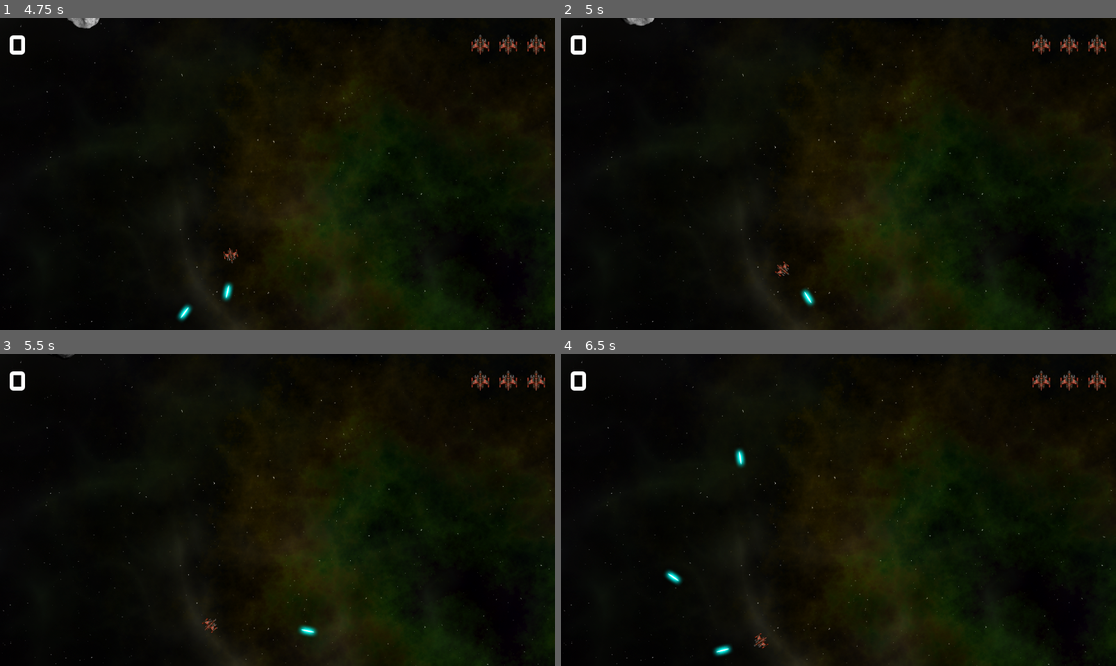
Above: before the commit, frames 1-4 (two rows, left to right).
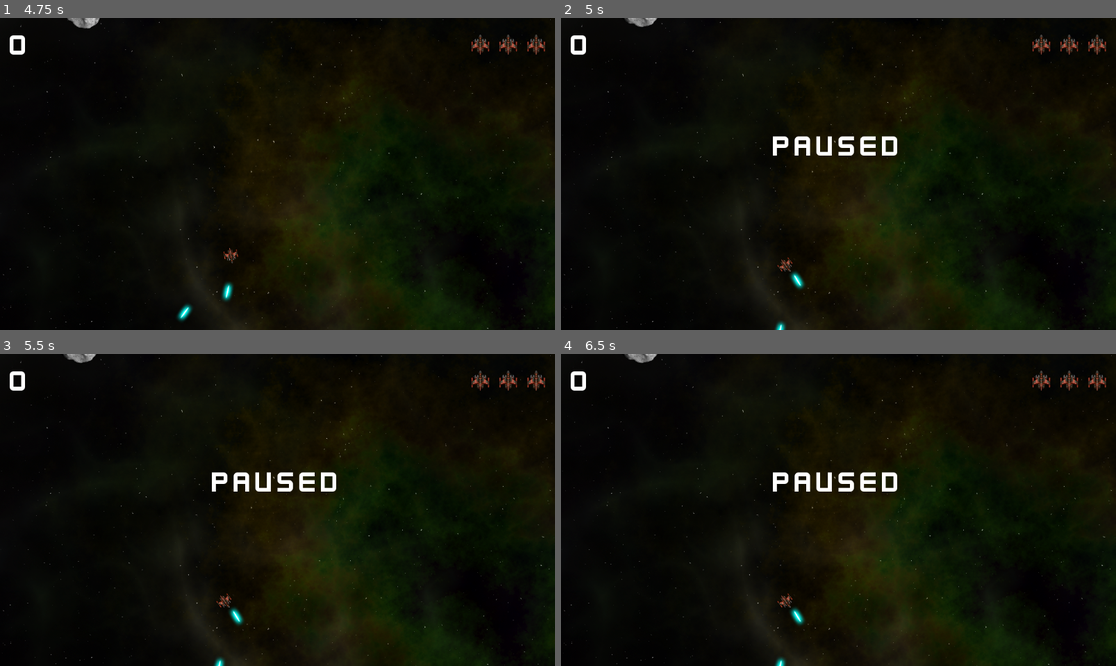
Above: after the commit, the same moments.

Repository: NikitaKotvitskiy/Godot_4_GDP2ndEd_Space_Rocks
Game: Godot game, scene res://main.tscn
Same seed, same stepped clock (60 frames per second), same inputs: the game is played once before the commit and once after it. The project has no main scene, so this scene is started directly.
Inputs (mouse positions are in pixels of both pictures, inside the frame that each line leads up to):
- Up to frame 1 (4.75 s): click (277, 214) at 0.5 s; tap Enter at 1.25 s; hold D (rotate_right) 1.28-2.03 s; hold Space (shoot) 1.28-2.03 s; hold A (rotate_left) 2.03-2.78 s; tap Space (shoot) at 2.1, 3.6 s; hold D (rotate_right) 2.78-3.53 s; hold Space (shoot) 2.78-3.53 s; hold W (thrust) 3.53-4.28 s; hold A (rotate_left) from 4.28 s (still down); hold Space (shoot) from 4.28 s (still down)
- Up to frame 2 (5 s): keep holding A (rotate_left); keep holding Space (shoot); tap P (pause, bound only after the commit) at 4.9 s
- Up to frame 3 (5.5 s): keep holding A (rotate_left); release Space (shoot) at 5.03 s; tap Space (shoot) at 5.1 s
- Up to frame 4 (6.5 s): keep holding A (rotate_left); hold Space (shoot) from 5.78 s (still down)

Frame 1 is identical in both runs. In frame 2, 1.1% of the frame differs, in the area x 11-61%, y 0-100%; in frame 3, 1.2%; in frame 4, 1.4%.

Commit message:
Pausing added

Diff:
--- a/Player/player.tscn
+++ b/Player/player.tscn
@@ -9,6 +9,7 @@
 radius = 15.0333
 
 [node name="Player" type="RigidBody2D"]
+collision_mask = 0
 max_contacts_reported = 1
 contact_monitor = true
 linear_damp = 1.0
--- a/Rock/rock.tscn
+++ b/Rock/rock.tscn
@@ -8,6 +8,8 @@
 bounce = 1.0
 
 [node name="Rock" type="RigidBody2D" groups=["rocks"]]
+collision_layer = 2
+collision_mask = 2
 physics_material_override = SubResource("PhysicsMaterial_lswpf")
 linear_damp_mode = 1
 angular_damp_mode = 1
--- a/main.gd
+++ b/main.gd
@@ -30,6 +30,8 @@
 	r.exploded.connect(self._on_rock_exploded)
 
 func _on_rock_exploded(size, radius, pos, vel):
+	score += 1
+	$HUD.update_score(score)
 	if size <= 1:
 		return
 	for offset in [-1, 1]:
@@ -57,3 +59,16 @@
 func game_over():
 	playing = false
 	$HUD.game_over()
+
+func _input(event):
+	if event.is_action_pressed("pause"):
+		if not playing:
+			return
+		get_tree().paused = not get_tree().paused
+		var message = $HUD/VBoxContainer/Message
+		if get_tree().paused:
+			message.text = "Paused"
+			message.show()
+		else:
+			message.text = ""
+			message.hide()
--- a/main.tscn
+++ b/main.tscn
@@ -13,6 +13,7 @@
 point_count = 5
 
 [node name="Main" type="Node2D"]
+process_mode = 3
 script = ExtResource("1_cvt3p")
 rock_scene = ExtResource("2_riwa8")
 
@@ -21,6 +22,7 @@
 centered = false
 
 [node name="Player" parent="." instance=ExtResource("2_tfbdt")]
+process_mode = 1
 
 [node name="RockPath" type="Path2D" parent="."]
 curve = SubResource("Curve2D_vqodj")
--- a/project.godot
+++ b/project.godot
@@ -39,6 +39,16 @@
 "events": [Object(InputEventKey,"resource_local_to_scene":false,"resource_name":"","device":-1,"window_id":0,"alt_pressed":false,"shift_pressed":false,"ctrl_pressed":false,"meta_pressed":false,"pressed":false,"keycode":0,"physical_keycode":32,"key_label":0,"unicode":32,"echo":false,"script":null)
 ]
 }
+pause={
+"deadzone": 0.5,
+"events": [Object(InputEventKey,"resource_local_to_scene":false,"resource_name":"","device":-1,"window_id":0,"alt_pressed":false,"shift_pressed":false,"ctrl_pressed":false,"meta_pressed":false,"pressed":false,"keycode":0,"physical_keycode":80,"key_label":0,"unicode":112,"echo":false,"script":null)
+]
+}
+
+[layer_names]
+
+2d_physics/layer_1="Player"
+2d_physics/layer_2="Rocks"
 
 [physics]
 
